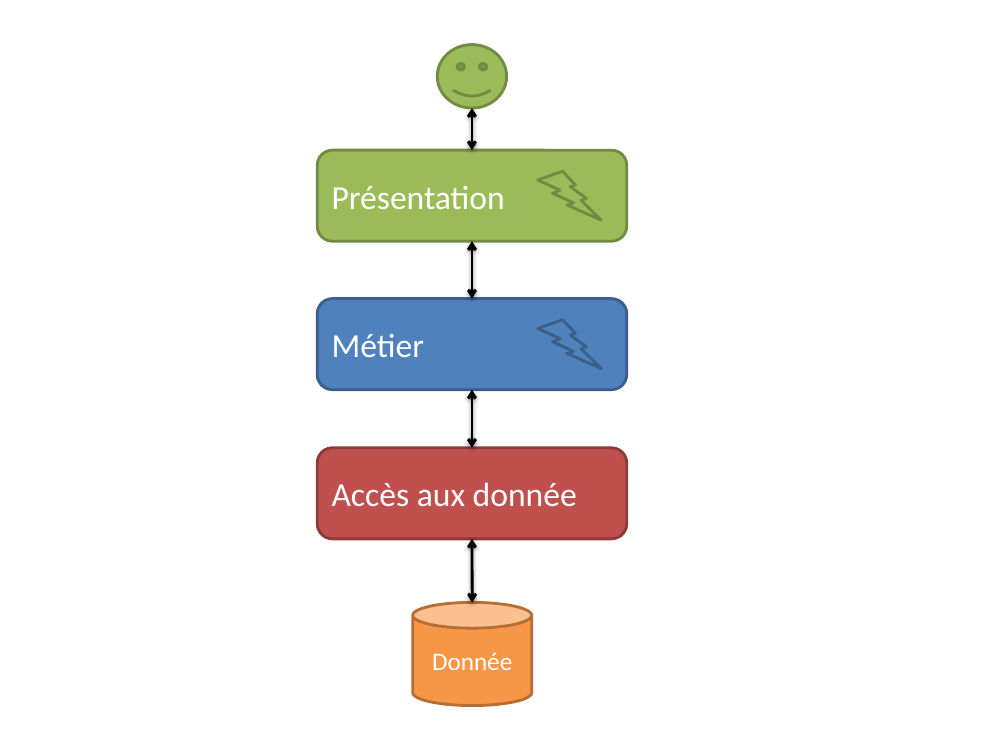
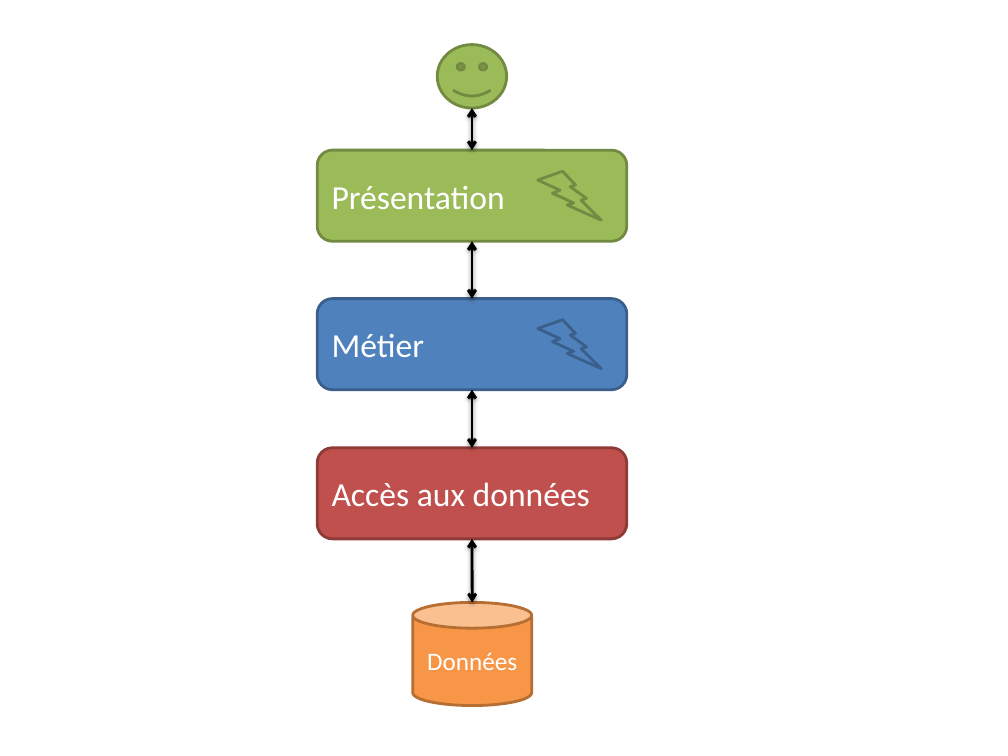
Before and after one commit to dduportal/dduportal.github.io, a slide deck: slide 5 of cours/ensg-asi-2014/src/raws/img_gen.pptx. Drawn at 1008x756 pixels with LibreOffice and Linux fonts; fonts in the diff are those of the drawing. Boxes give left, top, right and bottom in pixels: in the first picture for what was removed or moved away, otherwise in the second. Text is boxed around its words. In the diff, an @@ line names an element or a change of style, - is before the commit and + after.

```diff
--- a/cours/ensg-asi-2014/src/raws/img_gen.pptx
+++ b/cours/ensg-asi-2014/src/raws/img_gen.pptx
@@ text in rounded rectangle at <box>332,482,590,506</box>: text changed @@
-Accès aux donnée
+Accès aux données
@@ text in cylinder at <box>427,653,517,670</box>: text changed @@
-Donnée
+Données
```
Also in this commit, not shown: 3 slides added, 17 other files.
